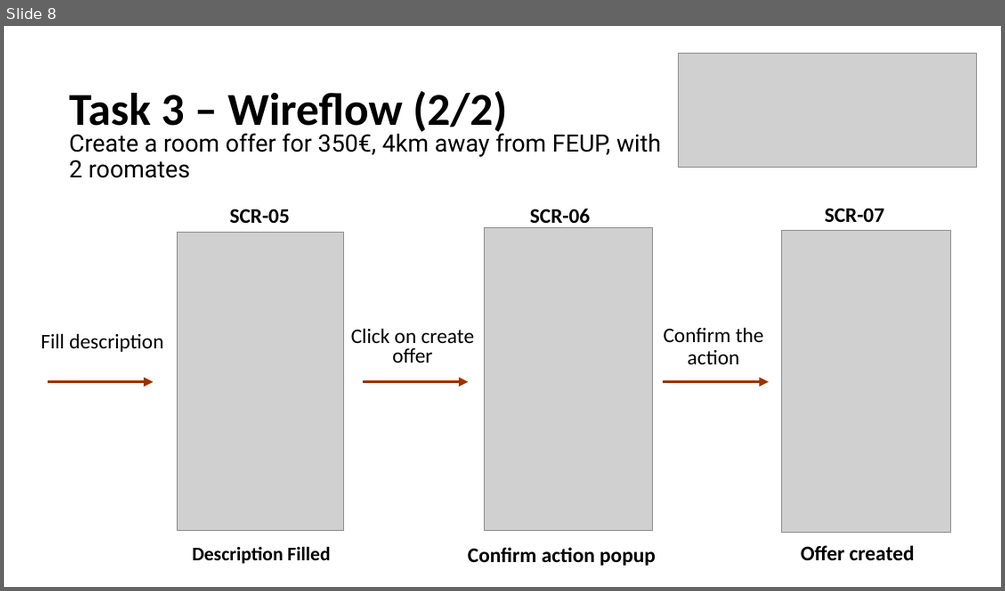
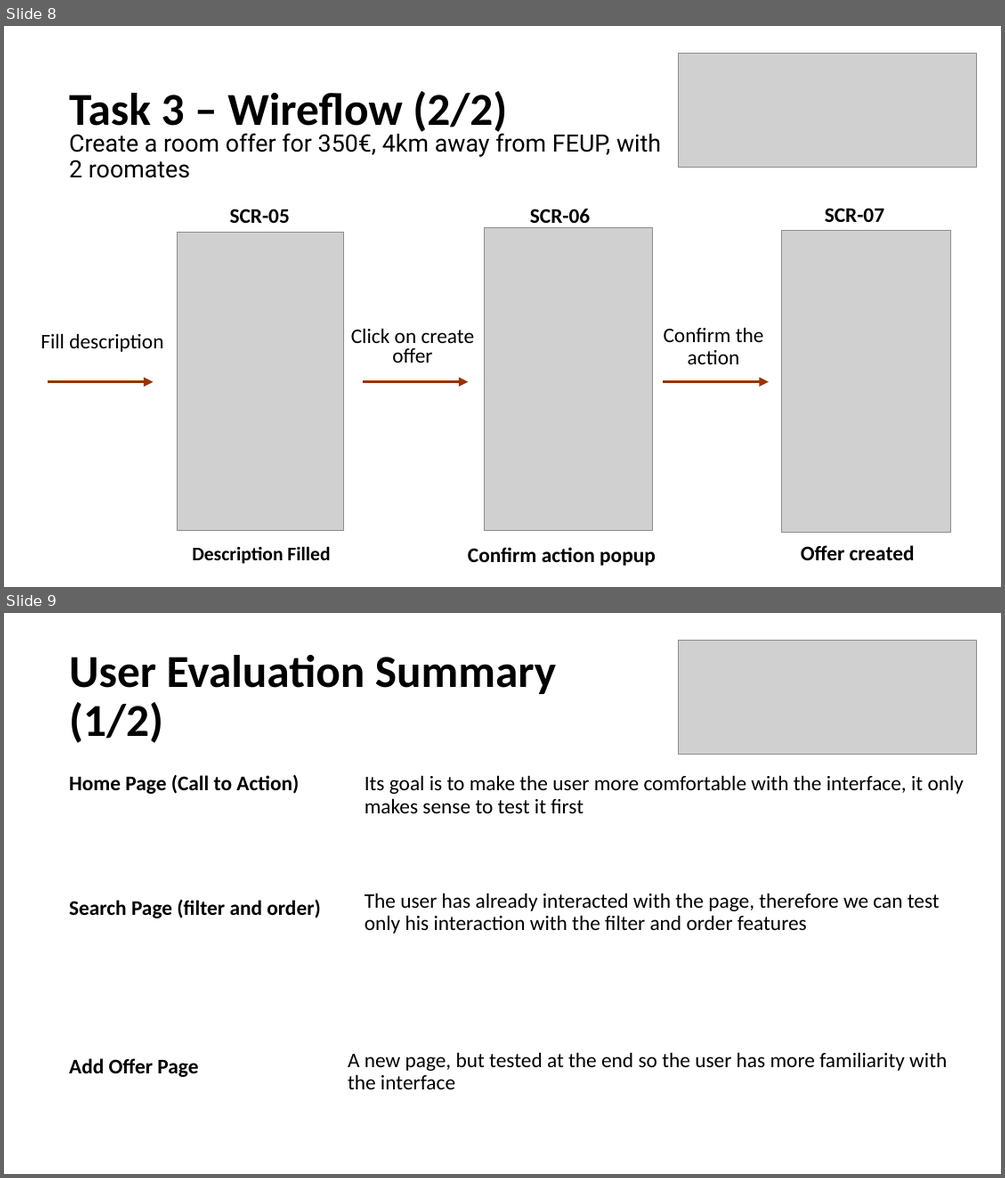
Before and after one commit to guilhermewastaken/HCI, a slide deck: Delivery 3/IPC.pptx. Shown one above the other, each under a label of ours: slide 8 before the commit, slides 8 and 9 after it. The pictures are 1005x591 and 1005x1178 pixels, drawn with LibreOffice and Linux fonts; fonts in the diff are those of the drawing; grey boxes stand for pictures. Boxes give left, top, right and bottom in pixels: in the first picture for what was removed or moved away, otherwise in the second. Text is boxed around its words. In the diff, an @@ line names an element or a change of style, - is before the commit and + after.

```diff
--- a/Delivery 3/IPC.pptx
+++ b/Delivery 3/IPC.pptx
@@ slide 9 added at (4, 613, 1001, 1174), background #FFFFFF @@
@@ text added at (69, 655, 556, 743), 44 pt, text #000000, bold @@
+User Evaluation Summary (1/2)
@@ picture added at (679, 640, 976, 755) @@
@@ text added at (69, 775, 299, 794), 20 pt, text #000000, bold @@
+Home Page (Call to Action)
@@ text added at (364, 775, 964, 813), 20 pt, text #000000 @@
+Its goal is to make the user more comfortable with the interface, it only makes sense to test it first
@@ text added at (69, 900, 320, 918), 20 pt, text #000000, bold @@
+Search Page (filter and order)
@@ text added at (364, 892, 939, 933), 20 pt, text #000000 @@
+The user has already interacted with the page, therefore we can test only his interaction with the filter and order features
@@ text added at (69, 1058, 198, 1077), 20 pt, text #000000, bold @@
+Add Offer Page
@@ text added at (348, 1052, 947, 1089), 20 pt, text #000000 @@
+A new page, but tested at the end so the user has more familiarity with the interface
```
Also in this commit, not shown: 1 slide changed.
